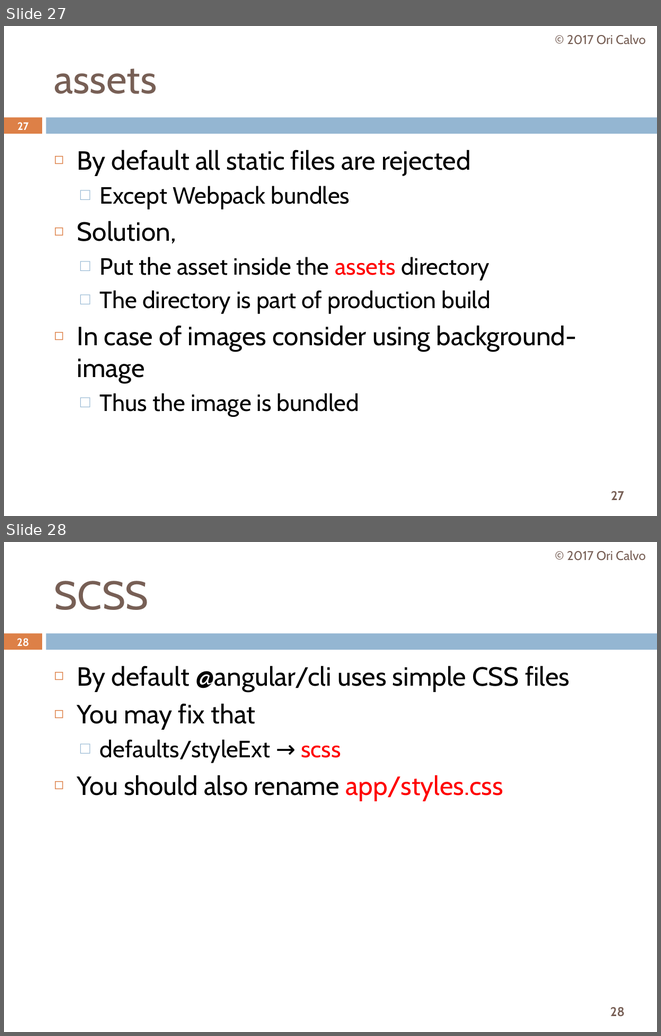
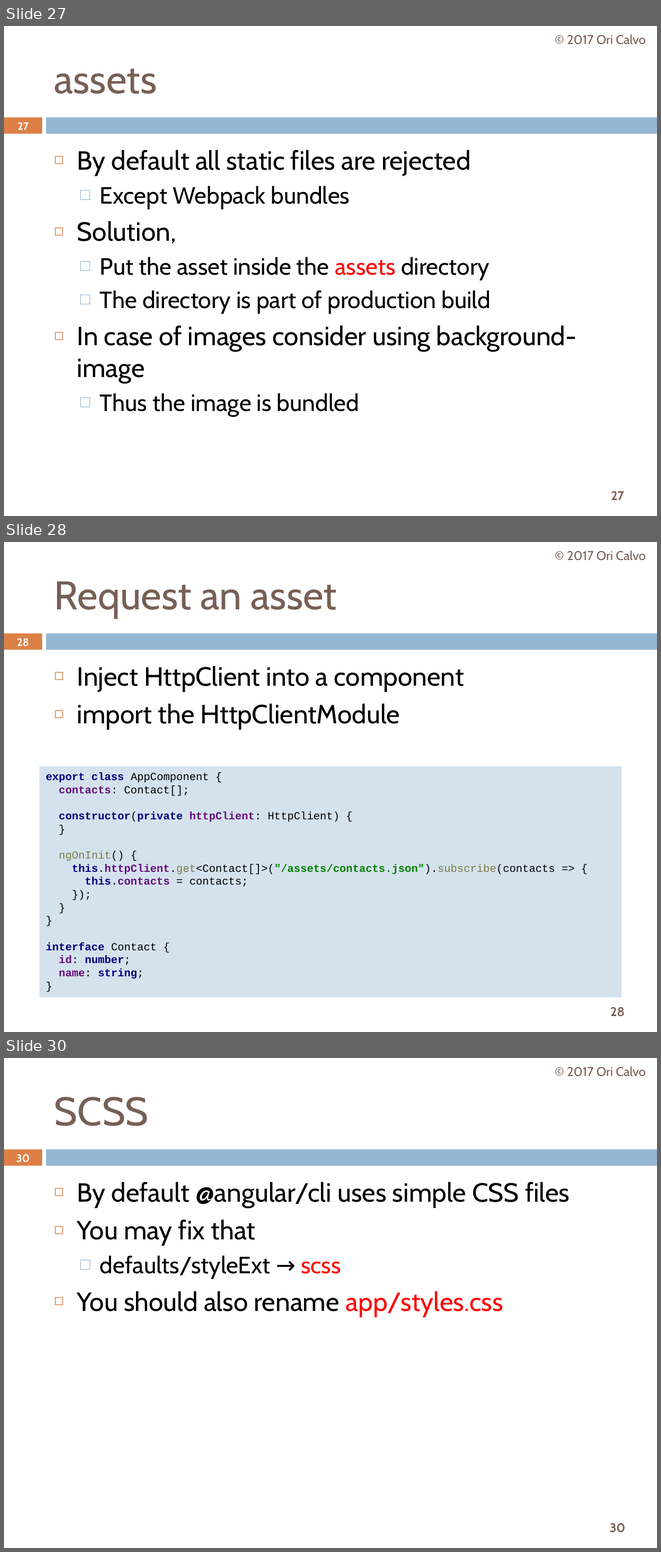
Before and after one commit to oricalvo/course-angular-mini, a slide deck: PPTs/01 Getting Started.pptx. Shown one above the other, each under a label of ours: slides 27 and 28 before the commit, slides 27, 28 and 30 after it; the slides between them are not shown. The pictures are 661x1036 and 661x1552 pixels, drawn with LibreOffice and Linux fonts; fonts in the diff are those of the drawing; background and template pictures are left out. Boxes give left, top, right and bottom in pixels: in the first picture for what was removed or moved away, otherwise in the second. Text is boxed around its words. In the diff, an @@ line names an element or a change of style, - is before the commit and + after.

```diff
--- a/PPTs/01 Getting Started.pptx
+++ b/PPTs/01 Getting Started.pptx
@@ slide 28 added at (x1=4, y1=542, x2=657, y2=1032), background #FFFFFF; not listed: 3 template elements that a slide beside it also shows @@
@@ text added at (x1=567, y1=550, x2=646, y2=561), 14 pt, text #775F55 @@
+© 2017 Ori Calvo
@@ title added at (x1=54, y1=581, x2=337, y2=618), 44 pt, text #775F55 @@
+Request an asset
@@ page number added at (x1=17, y1=638, x2=29, y2=646), 11.9 pt, text #FFFFFF, bold @@
+28
@@ text added at (x1=77, y1=665, x2=464, y2=729), 29 pt, text #000000 @@
+◻ Inject HttpClient into a component
+◻ import the HttpClientModule
@@ rectangle added at (x1=40, y1=767, x2=621, y2=997), fill #D4E2ED, 12 pt, text #000000, bold @@
+export class AppComponent {
+contacts: Contact[];
+constructor(private httpClient: HttpClient) {
+}
+ngOnInit() {
+this.httpClient.get<Contact[]>("/assets/contacts.json").subscribe(contacts => {
+this.contacts = contacts;
+});
+}
+}
+interface Contact {
+id: number;
+name: string;
+}
@@ what was slide 28 is now slide 30 @@
@@ page number at (x1=16, y1=1154, x2=29, y2=1162): text changed @@
-28
+30
@@ page number at (x1=610, y1=1523, x2=626, y2=1532): text changed @@
-28
+30
```
Also in this commit, not shown: 2 slides changed, 1 other slide added.
